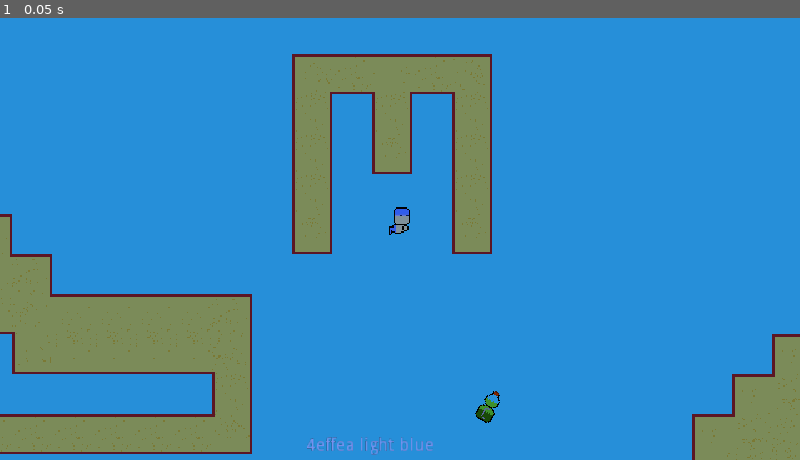
Above: before the commit, frame 1.
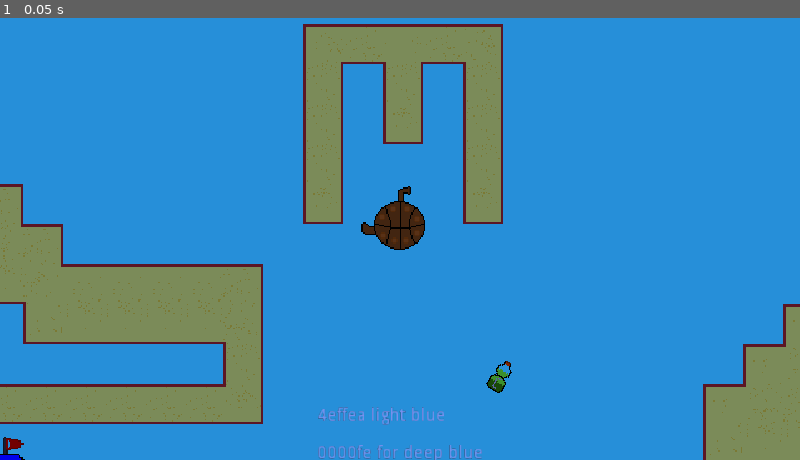
Above: after the commit, the same moment.

Repository: AdamSmif/Sportsball-Adventures
Game: Godot game, scene res://Levels/SwimTest.tscn
The game is run twice, just before and just after one commit, with the same random seed, the same clock (stepped at 60 frames per second) and the same inputs. This scene is started directly instead of the project's main scene.
Inputs:
- Up to frame 1 (0.05 s): no input

The runs differ from the first frame. In frame 1, 19% of the frame differs, in the area x 0-100%, y 1-100%.

Commit message:
switched swimmer with a submarine

Diff:
--- a/Levels/SwimTest.tscn
+++ b/Levels/SwimTest.tscn
@@ -1,6 +1,6 @@
 [gd_scene load_steps=7 format=2]
 
-[ext_resource path="res://Swimmer/Swimmer.tscn" type="PackedScene" id=1]
+[ext_resource path="res://Player/submarine/Submarine.tscn" type="PackedScene" id=1]
 [ext_resource path="res://Assets/Tiles/BeachTile.tscn" type="PackedScene" id=2]
 [ext_resource path="res://Assets/Bottle.tscn" type="PackedScene" id=3]
 [ext_resource path="res://Music/Deep Blue.wav" type="AudioStream" id=4]
@@ -19,9 +19,6 @@
 __meta__ = {
 "_edit_use_anchors_": false
 }
-
-[node name="Swimmer" parent="." instance=ExtResource( 1 )]
-position = Vector2( 65.5714, 56.2055 )
 
 [node name="BeachTile" parent="." instance=ExtResource( 2 )]
 position = Vector2( -468.792, 241.483 )
@@ -61,3 +58,9 @@
 [node name="basket" type="Sprite" parent="."]
 position = Vector2( -259.459, 282.54 )
 texture = ExtResource( 5 )
+
+[node name="Submarine" parent="." instance=ExtResource( 1 )]
+position = Vector2( 56.4293, 80.1847 )
+
+[node name="Camera2D" type="Camera2D" parent="Submarine"]
+current = true
--- /dev/null
+++ b/Player/submarine/Submarine.gd
@@ -0,0 +1,44 @@
+extends KinematicBody2D
+
+export var id = 1
+const MAX_SPEED = 75
+const ACCELERATION = 30
+
+# Score
+var score = 0
+
+var velocity = Vector2()
+
+func _physics_process(delta):
+	velocity = Vector2()
+	if Input.is_action_pressed('right_%s' % id):
+		$Sprite.flip_h = false
+		$Sprite.play("idle")
+		velocity.x += 1
+	if Input.is_action_pressed('left_%s' % id):
+		$Sprite.flip_h = true
+		$Sprite.play("idle")
+		velocity.x -= 1
+	if Input.is_action_pressed('up_%s' % id):
+		$Sprite.play("idle")
+		velocity.y -= 1
+	if Input.is_action_pressed('down_%s' % id):
+		$Sprite.play("idle")
+		velocity.y += 1
+	velocity = velocity.normalized() * MAX_SPEED
+
+
+
+	if velocity.length() > 0:
+		velocity = velocity.normalized() * MAX_SPEED
+		$Sprite.play()
+	else:
+		$Sprite.stop()
+	position += velocity * delta
+
+	velocity = move_and_slide(velocity)
+
+func _on_Bottle_body_entered(_delta):
+	$CoinSound.play()
+	score += 1
+	print(score)
--- /dev/null
+++ b/Player/submarine/Submarine.tscn
@@ -0,0 +1,29 @@
+[gd_scene load_steps=7 format=2]
+
+[ext_resource path="res://Player/submarine/submarine3.png" type="Texture" id=1]
+[ext_resource path="res://Player/submarine/submarine2.png" type="Texture" id=2]
+[ext_resource path="res://Player/submarine/submarine1.png" type="Texture" id=3]
+[ext_resource path="res://Player/submarine/Submarine.gd" type="Script" id=4]
+
+[sub_resource type="SpriteFrames" id=1]
+animations = [ {
+"frames": [ ExtResource( 3 ), ExtResource( 2 ), ExtResource( 1 ), ExtResource( 2 ) ],
+"loop": true,
+"name": "idle",
+"speed": 5.0
+} ]
+
+[sub_resource type="CircleShape2D" id=2]
+radius = 19.2918
+
+[node name="Submarine" type="KinematicBody2D"]
+script = ExtResource( 4 )
+
+[node name="Sprite" type="AnimatedSprite" parent="."]
+frames = SubResource( 1 )
+animation = "idle"
+speed_scale = 0.25
+
+[node name="CollisionShape2D" type="CollisionShape2D" parent="."]
+position = Vector2( 0, 1.39859 )
+shape = SubResource( 2 )
Binary file added: Player/submarine/submarine1.png
Not shown, added: Player/submarine/submarine1.png.import
Binary file added: Player/submarine/submarine2.png
Not shown, added: Player/submarine/submarine2.png.import
Binary file added: Player/submarine/submarine3.png
Not shown, added: Player/submarine/submarine3.png.import
